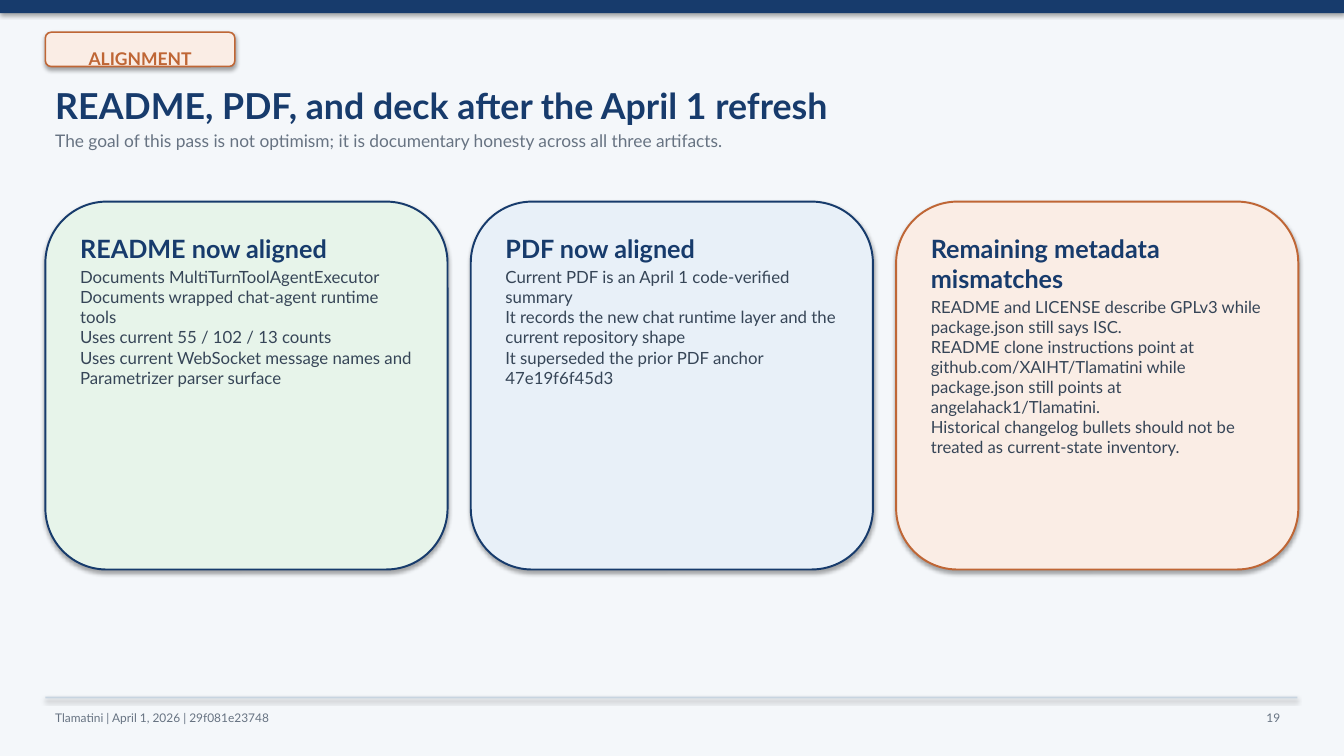
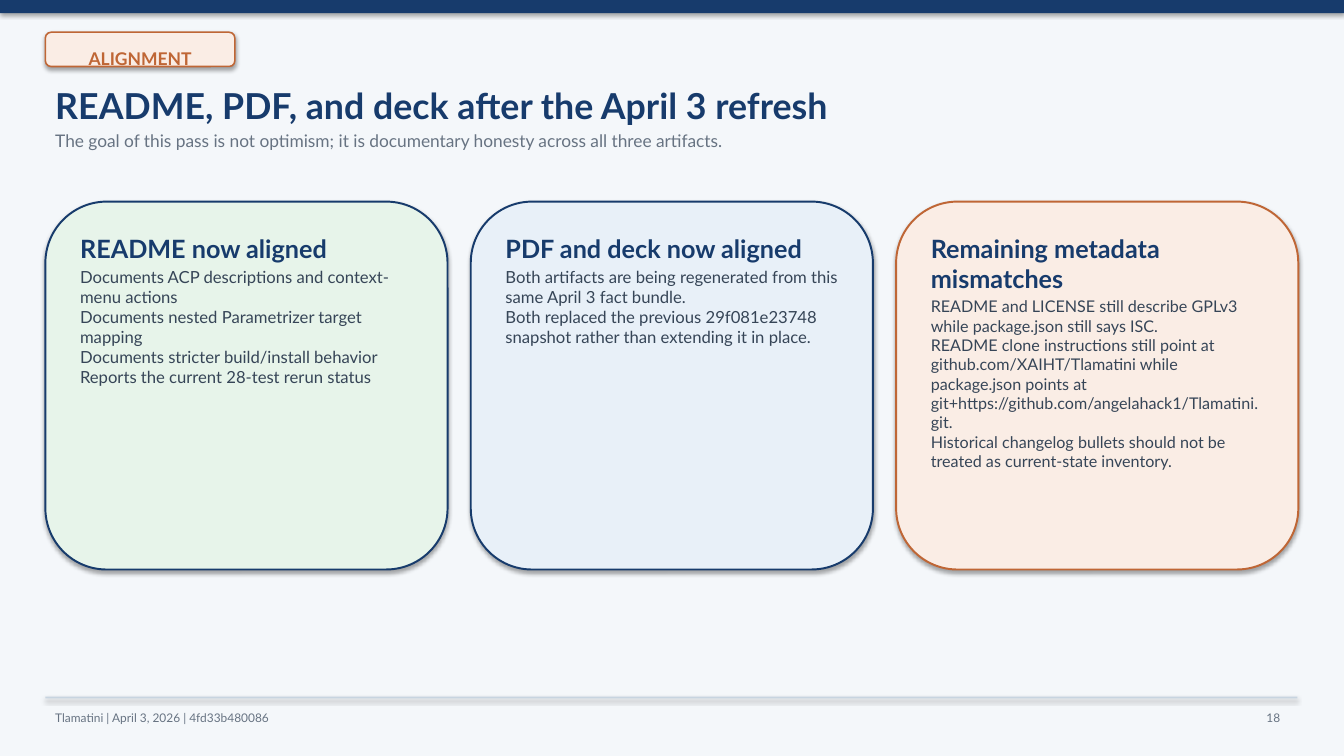
Before and after one commit to XAIHT/Tlamatini, a slide deck: slide 18 of Tlamatini_eXtended_Artificial_Intelligence_Humanly_Tempered.pptx (slide 19 before the commit). Drawn at 1344x756 pixels with LibreOffice and Linux fonts; fonts in the diff are those of the drawing. Boxes give left, top, right and bottom in pixels: in the first picture for what was removed or moved away, otherwise in the second. Text is boxed around its words. In the diff, an @@ line names an element or a change of style, - is before the commit and + after.

Commit message:
Updating README.md, Summary PDF, and PPT of Tlamatini, by angelahack1

```diff
--- a/Tlamatini_eXtended_Artificial_Intelligence_Humanly_Tempered.pptx
+++ b/Tlamatini_eXtended_Artificial_Intelligence_Humanly_Tempered.pptx
@@ text at [55,92,827,125]: text changed @@
-README, PDF, and deck after the April 1 refresh
+README, PDF, and deck after the April 3 refresh
@@ text in rounded rectangle at [505,239,837,346]: text changed; size 12 to 11.9 pt @@
-PDF now aligned
-Current PDF is an April 1 code-verified summary
-It records the new chat runtime layer and the current repository shape
-It superseded the prior PDF anchor 47e19f6f45d3
+PDF and deck now aligned
+Both artifacts are being regenerated from this same April 3 fact bundle.
+Both replaced the previous 29f081e23748 snapshot rather than extending it in place.
@@ text in rounded rectangle at [80,270,389,386]: text changed; size 12 to 11.9 pt @@
-Documents MultiTurnToolAgentExecutor
-Documents wrapped chat-agent runtime tools
-Uses current 55 / 102 / 13 counts
-Uses current WebSocket message names and Parametrizer parser surface
+Documents ACP descriptions and context-menu actions
+Documents nested Parametrizer target mapping
+Documents stricter build/install behavior
+Reports the current 28-test rerun status
@@ text in rounded rectangle at [931,300,1258,431]: text changed; size 11.9 to 11.5 pt @@
-README and LICENSE describe GPLv3 while package.json still says ISC.
-README clone instructions point at github.com/XAIHT/Tlamatini while package.json still points at angelahack1/Tlamatini.
+README and LICENSE still describe GPLv3 while package.json still says ISC.
+README clone instructions still point at github.com/XAIHT/Tlamatini while package.json points at git+https://github.com/angelahack1/Tlamatini.git.
@@ text in rounded rectangle at [931,436,1226,470]: size 11.9 to 11.5 pt in "Historical changelog bullets should not be treated ..." @@
@@ text at [55,713,269,724]: text changed @@
-Tlamatini | April 1, 2026 | 29f081e23748
+Tlamatini | April 3, 2026 | 4fd33b480086
@@ text at [1266,713,1280,722]: text changed @@
-19
+18
```
Also in this commit, not shown: 16 other slides changed, 4 slides added, 4 slides removed, 2 other files.
